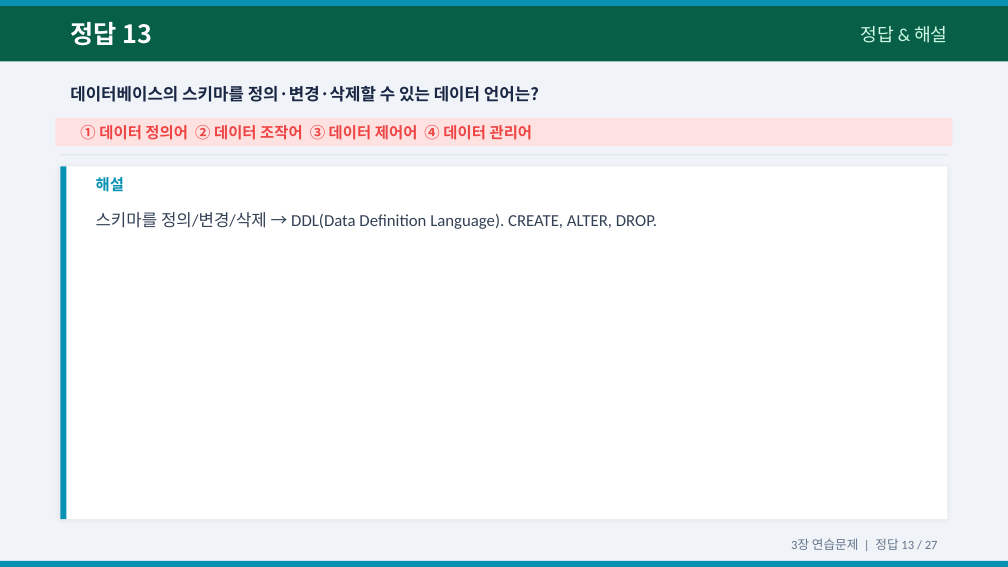
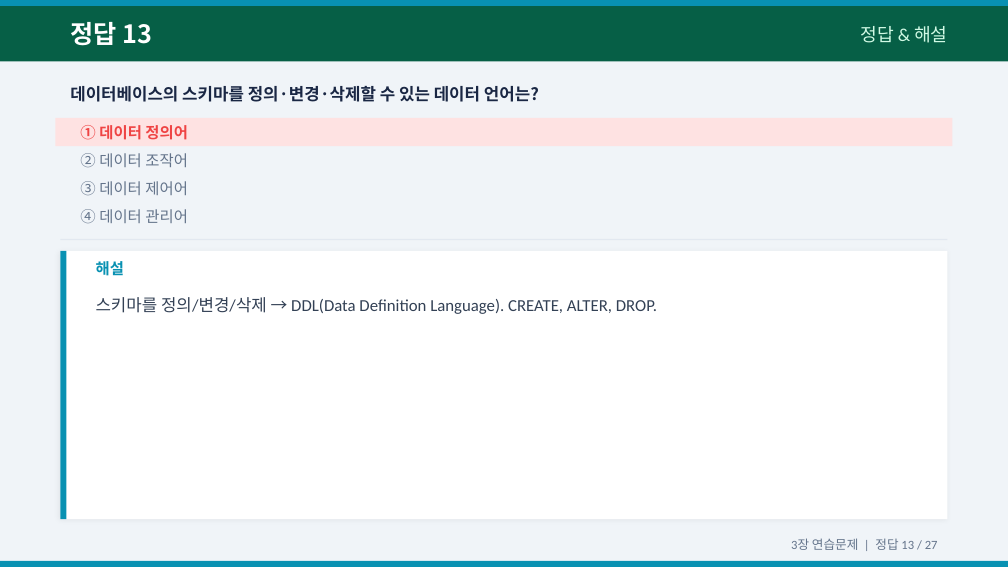
Before and after one commit to Sangdon-Park/Sangdon-Park.github.io, a slide deck: slide 27 of data/DB시스템/3장_연습문제_문제_정답.pptx. Drawn at 1008x567 pixels with LibreOffice and Linux fonts; fonts in the diff are those of the drawing. Boxes give left, top, right and bottom in pixels: in the first picture for what was removed or moved away, otherwise in the second. Text is boxed around its words. In the diff, an @@ line names an element or a change of style, - is before the commit and + after.

```diff
--- a/data/DB시스템/3장_연습문제_문제_정답.pptx
+++ b/data/DB시스템/3장_연습문제_문제_정답.pptx
@@ text at (x1=80, y1=125, x2=188, y2=140): text changed @@
-① 데이터 정의어 ② 데이터 조작어 ③ 데이터 제어어 ④ 데이터 관리어
+① 데이터 정의어
@@ text added at (x1=80, y1=153, x2=188, y2=167), 11 pt, text #64748B @@
+② 데이터 조작어
@@ text added at (x1=80, y1=181, x2=188, y2=195), 11 pt, text #64748B @@
+③ 데이터 제어어
@@ text added at (x1=80, y1=209, x2=188, y2=223), 11 pt, text #64748B @@
+④ 데이터 관리어
@@ rectangle moved from (x1=60, y1=154, x2=948, y2=155) to (x1=60, y1=239, x2=948, y2=240) @@
@@ rectangle resized from (x1=60, y1=166, x2=948, y2=519) to (x1=60, y1=251, x2=948, y2=519) @@
@@ rectangle resized from (x1=60, y1=166, x2=67, y2=519) to (x1=60, y1=251, x2=67, y2=519) @@
@@ text "해설" moved from (x1=96, y1=177, x2=124, y2=192) to (x1=96, y1=261, x2=124, y2=276) @@
@@ text "스키마를 정의/변경/삭제 → DDL(Data Definition ..." moved from (x1=96, y1=212, x2=657, y2=229) to (x1=96, y1=297, x2=657, y2=314) @@
```
Also in this commit, not shown: 5 other slides changed, 1 other file.
